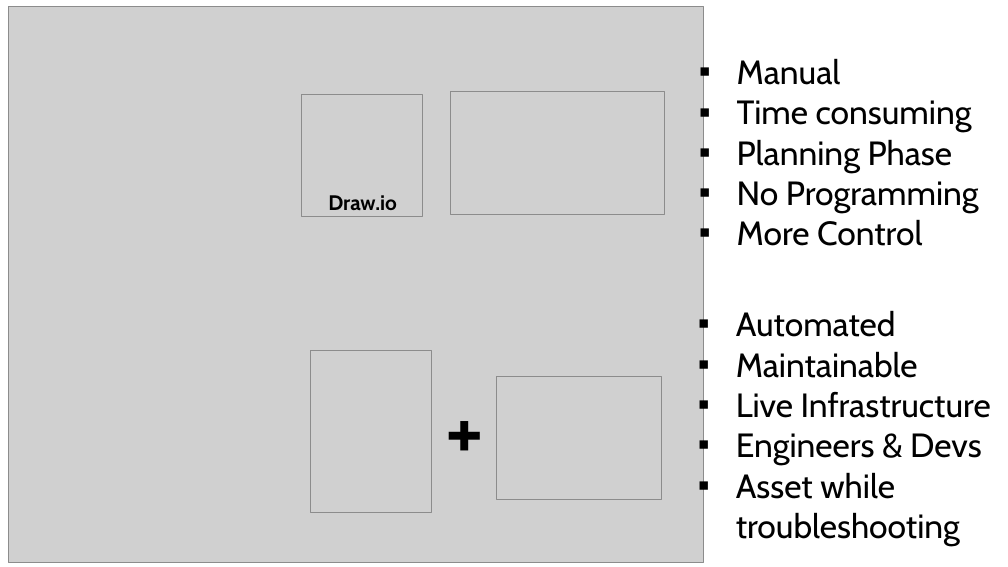
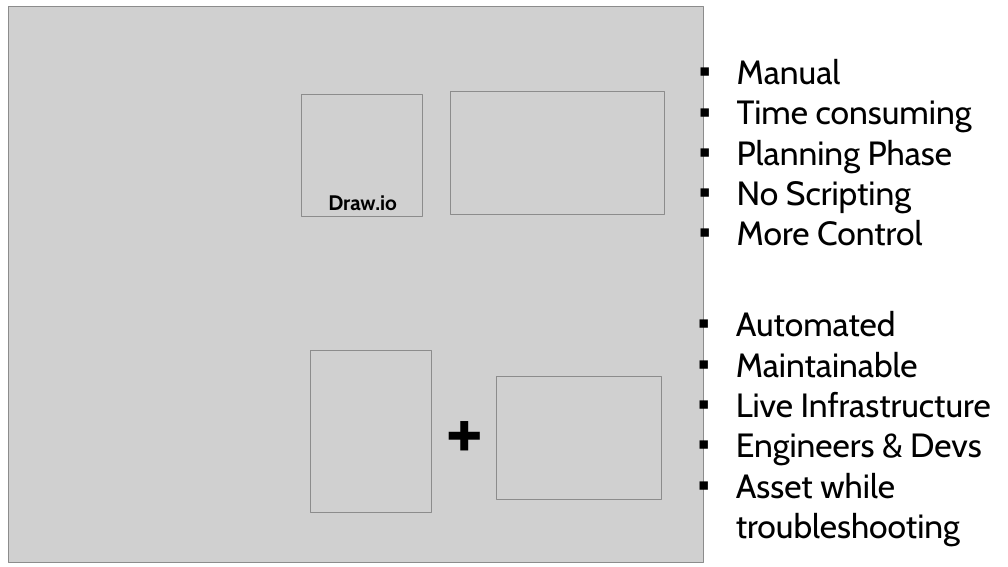
Before and after one commit to PrateekKumarSingh/Presentations, a slide deck: slide 10 of Visualize-Document-Infrastructure/ppt/VisualizeDocument.pptx. Drawn at 1008x567 pixels with LibreOffice and Linux fonts; fonts in the diff are those of the drawing; grey boxes stand for pictures; background and template pictures are left out. Boxes give left, top, right and bottom in pixels: in the first picture for what was removed or moved away, otherwise in the second. Text is boxed around its words. In the diff, an @@ line names an element or a change of style, - is before the commit and + after.

```diff
--- a/Visualize-Document-Infrastructure/ppt/VisualizeDocument.pptx
+++ b/Visualize-Document-Infrastructure/ppt/VisualizeDocument.pptx
@@ text at bbox=[737, 181, 911, 213]: text changed @@
-▪ No Programming
+▪ No Scripting
```
Also in this commit, not shown: 1 other slide changed, 3 other files.
